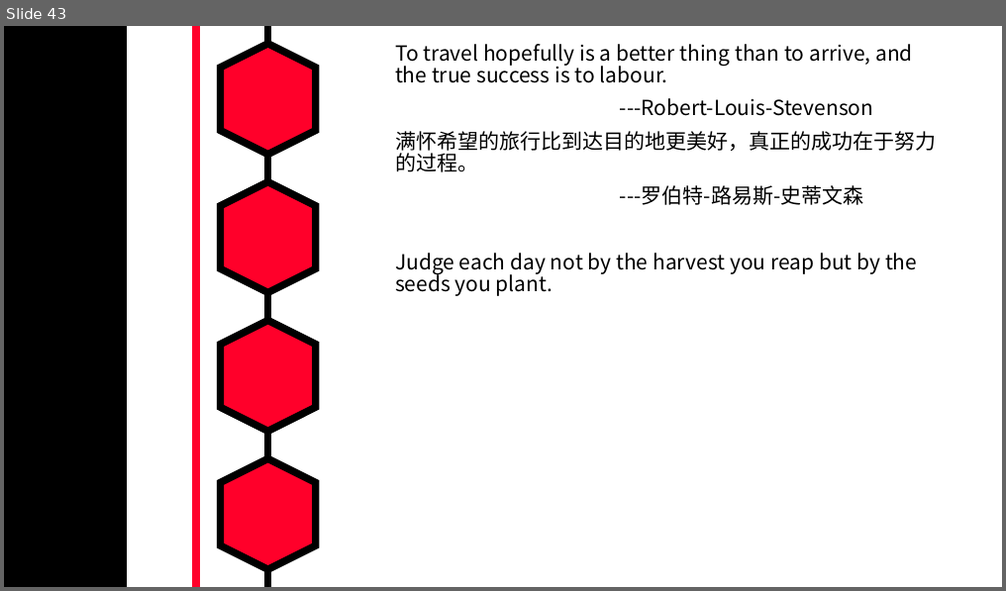
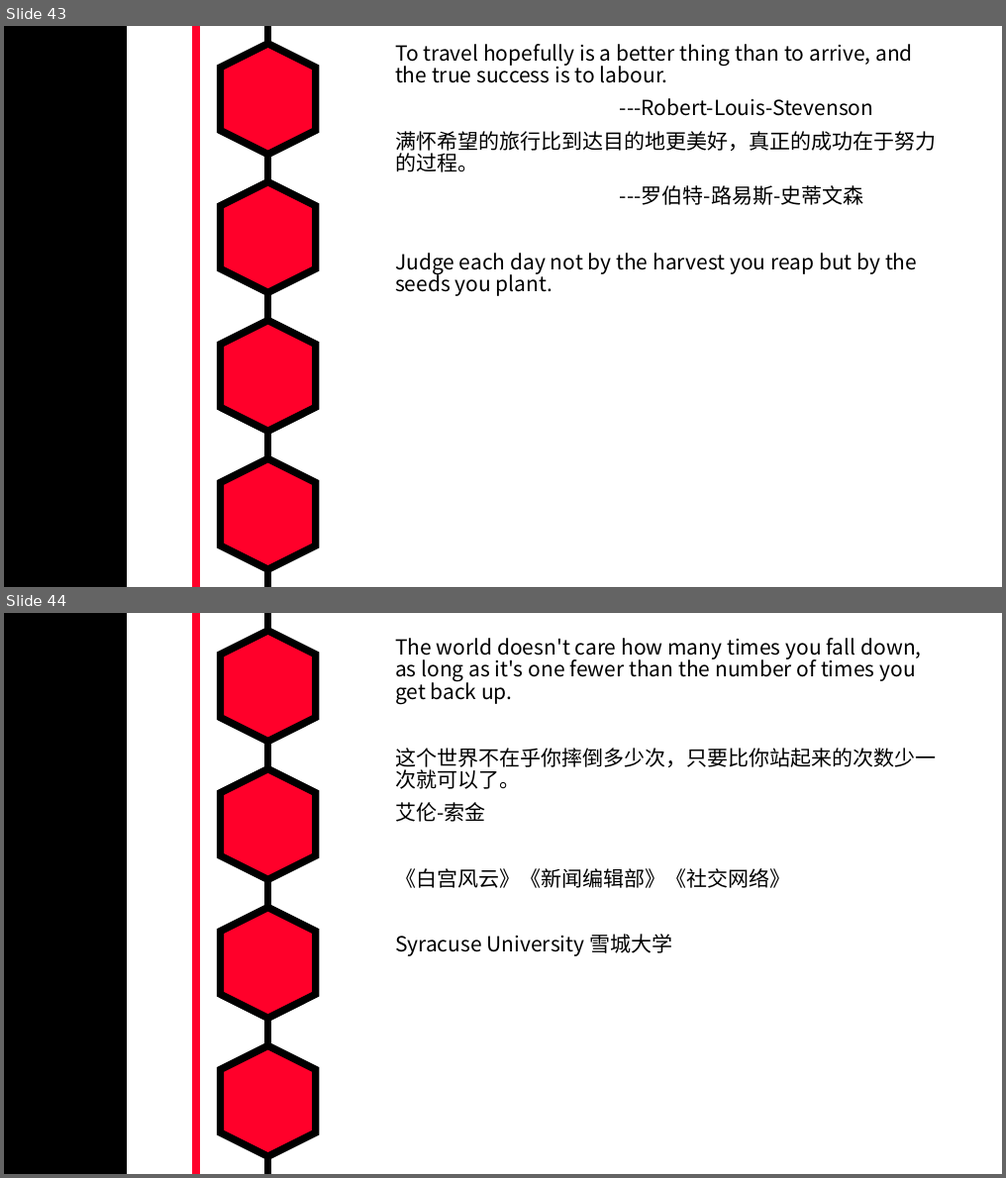
Before and after one commit to MarkShen1992/PPT-template, a slide deck: morning reading/iridescent english sentenses.pptx. Shown one above the other, each under a label of ours: slide 43 before the commit, slides 43 and 44 after it. The pictures are 1006x591 and 1006x1178 pixels, drawn with LibreOffice and Linux fonts; fonts in the diff are those of the drawing. Boxes give left, top, right and bottom in pixels: in the first picture for what was removed or moved away, otherwise in the second. Text is boxed around its words. In the diff, an @@ line names an element or a change of style, - is before the commit and + after.

Commit message:
add a sentence

```diff
--- a/morning reading/iridescent english sentenses.pptx
+++ b/morning reading/iridescent english sentenses.pptx
@@ slide 44 added at (4, 613, 1002, 1174), background #FFFFFF; not listed: 7 template elements that a slide beside it also shows @@
@@ text added at (395, 638, 937, 957), 20 pt, text #000000 @@
+The world doesn't care how many times you fall down, as long as it's one fewer than the number of times you get back up.
+这个世界不在乎你摔倒多少次，只要比你站起来的次数少一次就可以了。
+艾伦-索金
+《白宫风云》《新闻编辑部》《社交网络》
+Syracuse University 雪城大学
```
